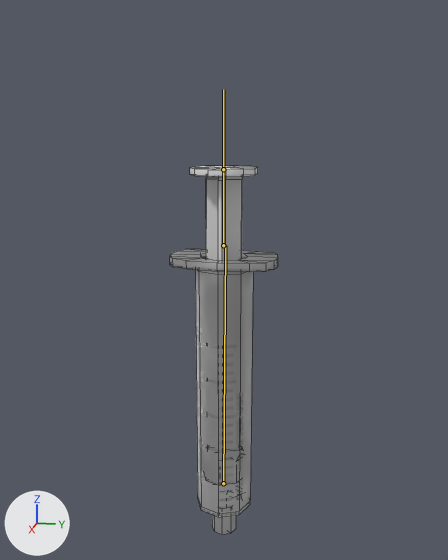
The FBX model care-up/Assets/_Models/syringe_rigged.fbx as it was, and as the next commit left it.
Camera for both pictures: a 50 mm camera at (0.1806, 0.0361, 0.0929) aimed at (-0.0017, -0.0003, 0.0473). Arrows for +X, +Y and +Z are at lower left; the lights stay in place. The bones that bend it are drawn over the model as lines. Mesh edges are drawn as thin lines.

Objects in the first picture: 'syringeBarrel', 'syringePlunger'.
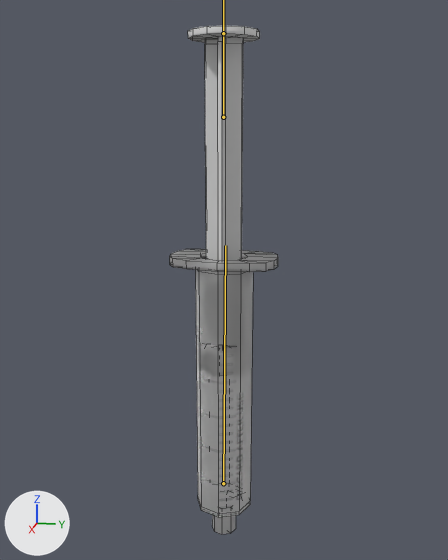
The newer file adds an action. The first version stands in its rest pose; the second is drawn at frame 7812 of the action 'Armature|SyringeEmpty_Supertubular_SQ1_L_Lib.002'.

Changed parts and their boxes (x1, y1, x2, y2) in the pictures (448 x 560 px):
'syringePlunger', posed (9% taller): before (190, 166, 258, 485); after (188, 26, 260, 375)
bone 'Bone.001', root to tip: before (223, 245) to (223, 169); after (223, 117) to (223, 33)

What the commit changed:
Bone 'Bone.001' (bone_bone_001) moves from (0.0, 0.0, 0.0) to (0.0, 0.0373, 0.0).
